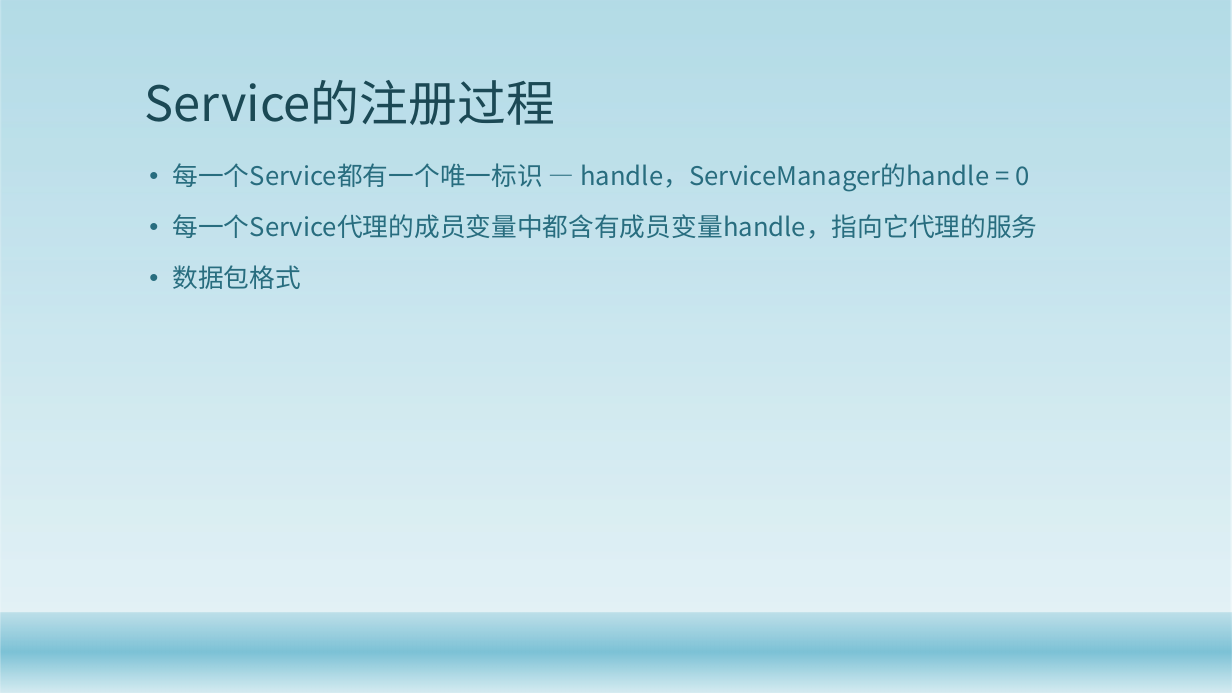
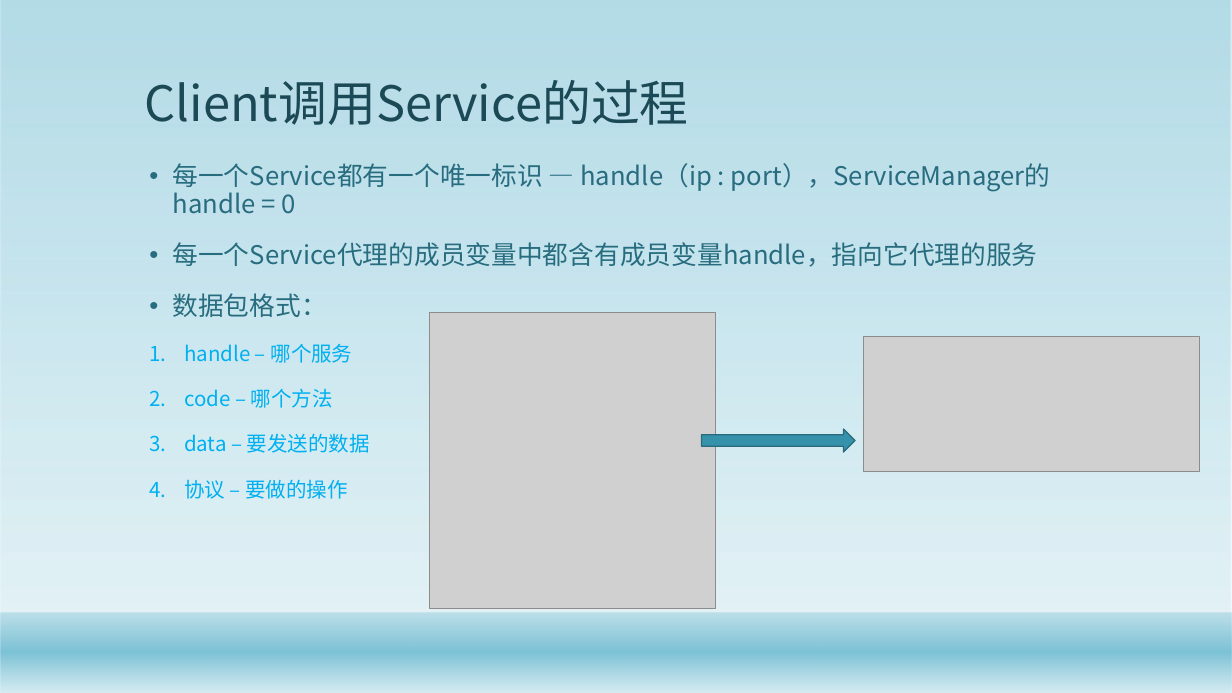
Before and after one commit to gaozhuo/binder-, a slide deck: slide 26 of 技术分享.pptx (slide 25 before the commit). Drawn at 1232x693 pixels with LibreOffice and Linux fonts; fonts in the diff are those of the drawing; grey boxes stand for pictures; background and template pictures are left out. Boxes give left, top, right and bottom in pixels: in the first picture for what was removed or moved away, otherwise in the second. Text is boxed around its words. In the diff, an @@ line names an element or a change of style, - is before the commit and + after.

```diff
--- a/技术分享.pptx
+++ b/技术分享.pptx
@@ title at [145,80,689,125]: text changed @@
-Service的注册过程
+Client调用Service的过程
@@ text at [173,163,1051,214]: text changed @@
-• 每一个Service都有一个唯一标识 — handle，ServiceManager的handle = 0
+• 每一个Service都有一个唯一标识 — handle（ip : port），ServiceManager的handle = 0
@@ text at [173,293,370,499]: text changed; size 20 to 16 pt; text colour #296D7F to #00B0F0 @@
-• 数据包格式
+• 数据包格式：
+1. handle – 哪个服务
+2. code – 哪个方法
+3. data – 要发送的数据
+4. 协议 – 要做的操作
@@ picture added at [429,312,715,609] @@
@@ picture added at [864,336,1201,472] @@
@@ right arrow added at [701,429,855,452], fill #3691AA, outline #286B7E 1 pt @@
```
Also in this commit, not shown: 3 other slides changed, 14 slides added, 17 slides removed, 10 other files.
